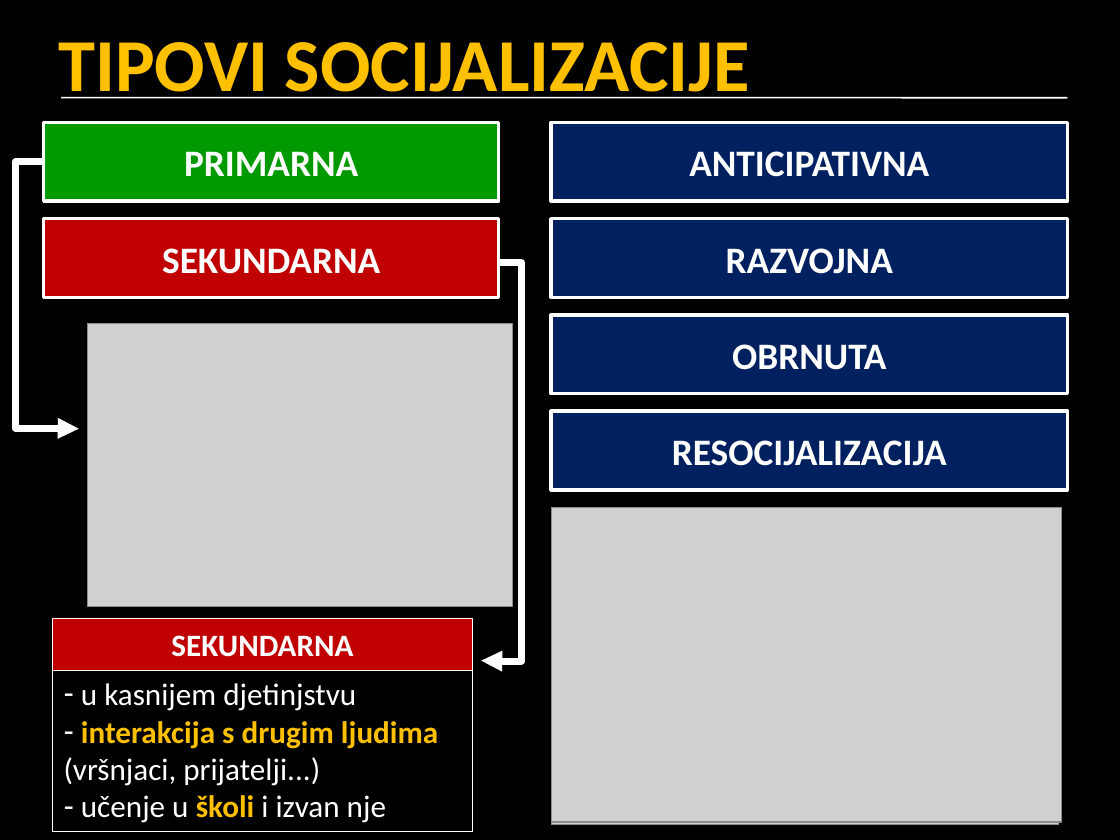
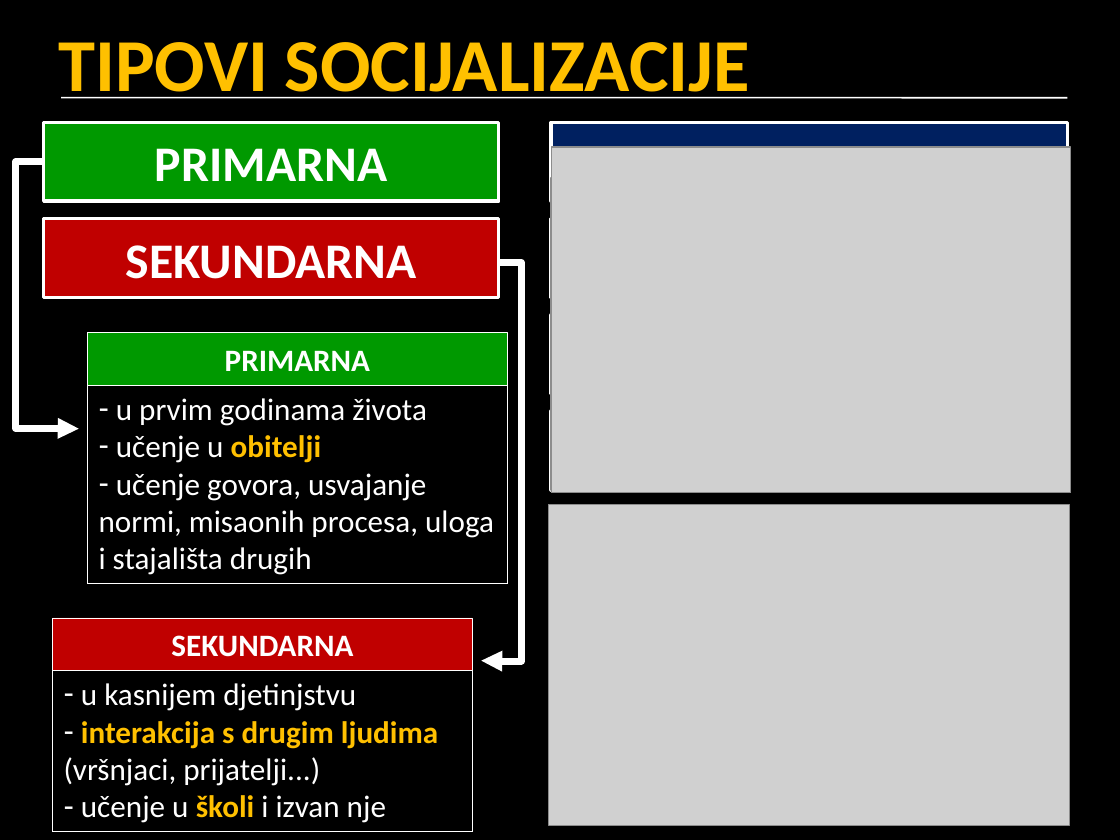
Before and after one commit to srednja-skola/sociologija, a slide deck: slide 9 of data/pptx/005_socijalizacija_i_identitet.pptx (slide 12 before the commit). Drawn at 1120x840 pixels with LibreOffice and Linux fonts; fonts in the diff are those of the drawing; grey boxes stand for pictures. Boxes give left, top, right and bottom in pixels: in the first picture for what was removed or moved away, otherwise in the second. Text is boxed around its words. In the diff, an @@ line names an element or a change of style, - is before the commit and + after.

```diff
--- a/data/pptx/005_socijalizacija_i_identitet.pptx
+++ b/data/pptx/005_socijalizacija_i_identitet.pptx
@@ picture: place and size @@
-picture at box(87, 324, 512, 607)
+picture at box(551, 147, 1071, 493)
@@ picture: place and size @@
-picture at box(87, 333, 507, 587)
+picture at box(551, 178, 1067, 491)
@@ size 24 to 32 pt in 3 elements at box(551, 122, 1067, 200), box(44, 122, 498, 200), box(44, 218, 498, 297) @@
@@ text in rectangle at box(726, 248, 893, 274): text removed @@
-RAZVOJNA
@@ text in rectangle at box(225, 350, 370, 371): text added @@
+PRIMARNA
@@ text in rectangle at box(732, 344, 886, 370): text removed @@
-OBRNUTA
@@ text in rectangle at box(99, 398, 494, 575): text added @@
+– u prvim godinama života
+– učenje u obitelji
+– učenje govora, usvajanje normi, misaonih procesa, uloga i stajališta drugih
@@ text in rectangle at box(672, 440, 947, 466): text removed @@
-RESOCIJALIZACIJA
@@ picture: place and size @@
-picture at box(551, 507, 1062, 822)
+picture at box(549, 504, 1070, 824)
@@ picture removed at box(551, 507, 1056, 822) @@
```
Also in this commit, not shown: 17 other slides changed, 5 slides added, 3 slides removed.
